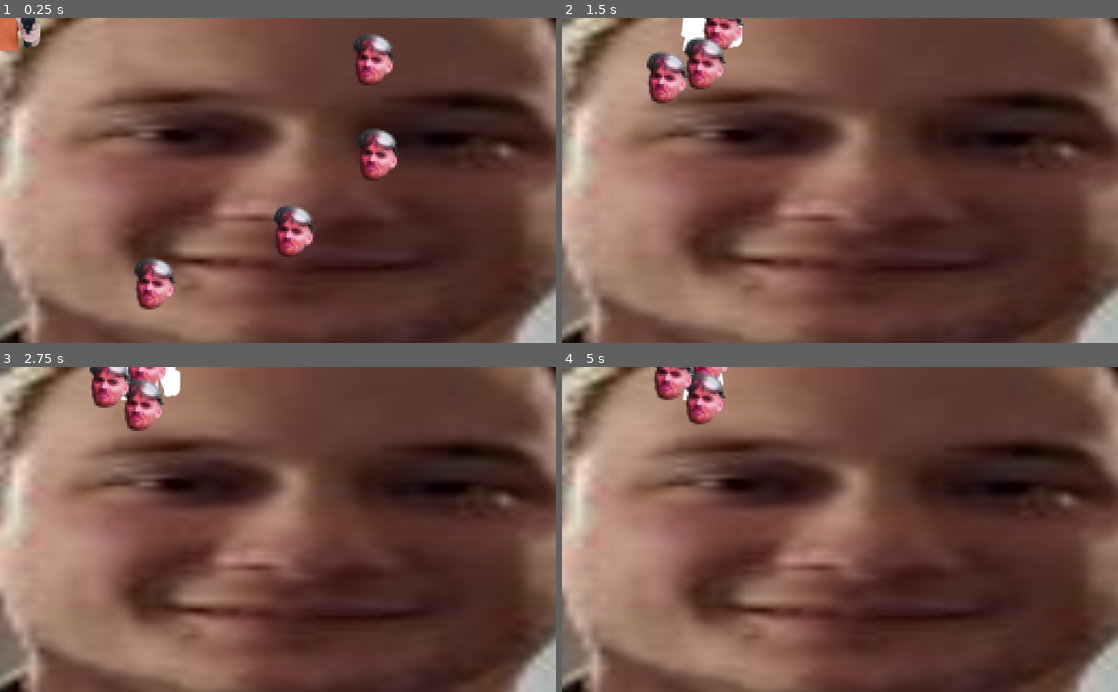
Above: before the commit, frames 1-4 (two rows, left to right).
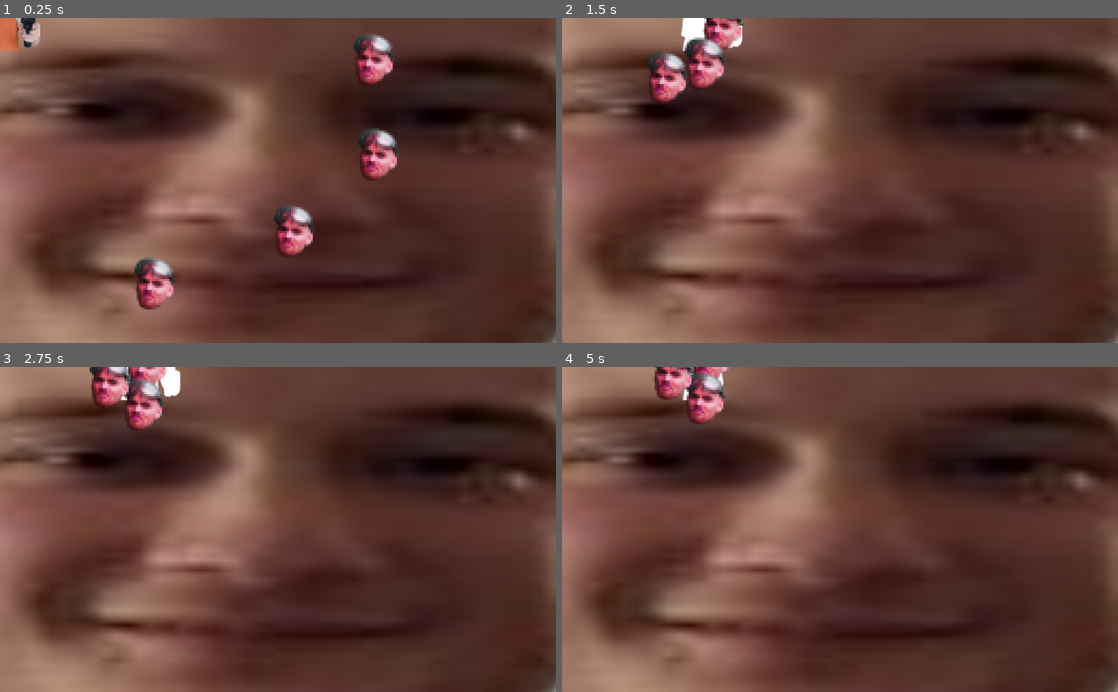
Above: after the commit, the same moments.

Repository: levidavidmurray/grant-game
Game: Godot game, scene res://World.tscn
Two runs of this game, one before a commit and one after it. Both use one fixed random seed, a clock stepped at 60 frames per second and the inputs below. Sound files missing from this copy of the repository are replaced by a short silence.
Inputs (mouse positions are in pixels of both pictures, inside the frame that each line leads up to):
- Up to frame 1 (0.25 s): no input
- Up to frame 2 (1.5 s): move the mouse to (962, 164) at 0.52 s; hold D (right) 0.53-1.28 s; click (962, 164) at 0.6 s; move the mouse to (728, 196) at 1.27 s; hold S (down) from 1.28 s (still down); right-click (728, 196) at 1.35 s
- Up to frame 3 (2.75 s): move the mouse to (333, 458) at 2.02 s; release S (down) at 2.03 s; hold D (right) from 2.03 s (still down); click (333, 458) at 2.1 s
- Up to frame 4 (5 s): move the mouse to (812, 594) at 2.77 s; release D (right) at 2.78 s; hold W (up) 2.78-3.53 s; right-click (812, 594) at 2.85 s; move the mouse to (1006, 578) at 3.52 s; hold A (left) from 3.53 s (still down); click (1006, 578) at 3.6 s; move the mouse to (673, 480) at 4.27 s; right-click (673, 480) at 4.35 s

The runs differ from the first frame. In frame 1, 51% of the frame differs, in the area x 0-100%, y 0-100%; in frame 2, 51%; in frame 3, 51%; in frame 4, 52%.

Commit message:
Enlarged the size of Johnny's face.

Diff:
--- a/World.tscn
+++ b/World.tscn
@@ -29,7 +29,7 @@
 position = Vector2( 389, 668 )
 
 [node name="Johnny" type="Sprite" parent="."]
-position = Vector2( 526, 213 )
-scale = Vector2( 15.4828, 7.03846 )
+position = Vector2( 436, 167 )
+scale = Vector2( 19.9828, 9.23461 )
 z_index = -99
 texture = ExtResource( 4 )
Not shown, changed: Resources/Sounds/Character_Death_Voice_1.wav.import
Not shown, changed: Resources/Sounds/Laser_Gun_Shot_4.wav.import
Not shown, changed: Resources/Sounds/Oof.wav.import
